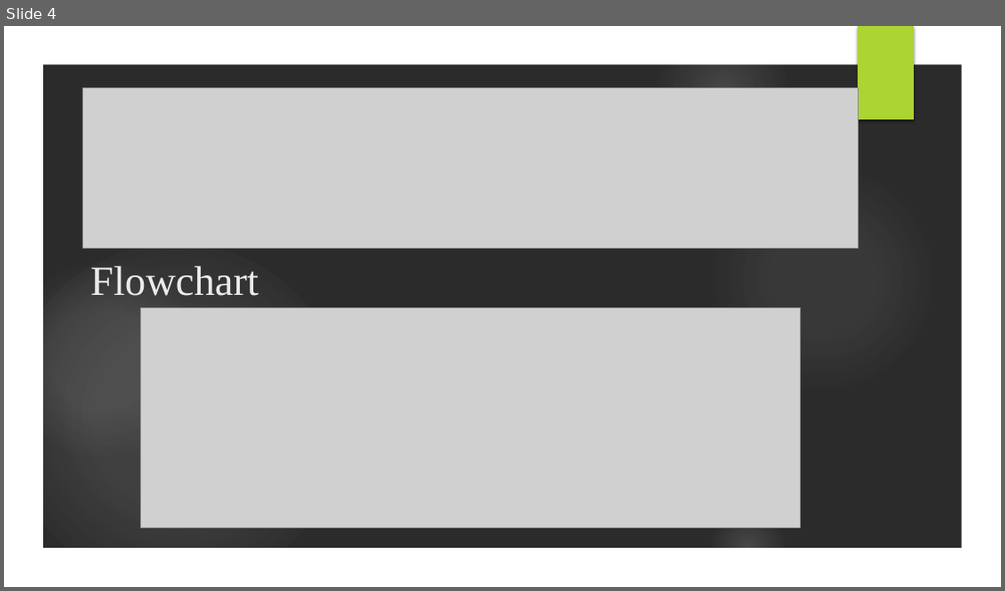
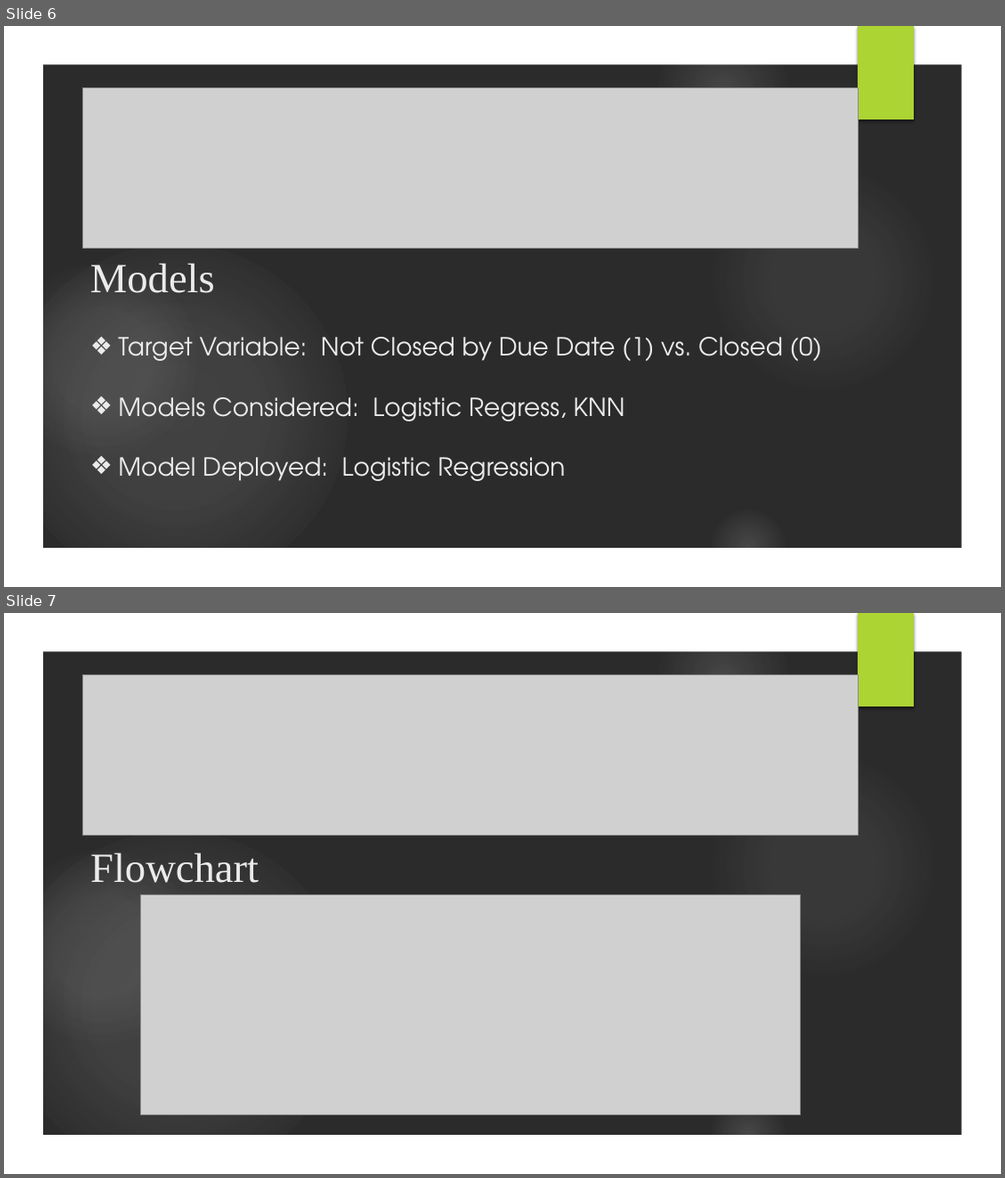
Before and after one commit to fpwirth/Final-Project, a slide deck: HoustonCity.pptx. Shown one above the other, each under a label of ours: slide 4 before the commit, slides 6 and 7 after it. The pictures are 1005x591 and 1005x1178 pixels, drawn with LibreOffice and Linux fonts; fonts in the diff are those of the drawing; grey boxes stand for pictures; background and template pictures are left out; a plain dark background stands for a picture behind light text. Boxes give left, top, right and bottom in pixels: in the first picture for what was removed or moved away, otherwise in the second. Text is boxed around its words. In the diff, an @@ line names an element or a change of style, - is before the commit and + after.

```diff
--- a/HoustonCity.pptx
+++ b/HoustonCity.pptx
@@ slide 6 added at [4, 26, 1001, 587], background picture (left out); not listed: 7 template elements that a slide beside it also shows @@
@@ picture added at [83, 87, 858, 248] @@
@@ text added at [90, 263, 822, 481], 24 pt, text #EBEBEB @@
+Models
+❖ Target Variable: Not Closed by Due Date (1) vs. Closed (0)
+❖ Models Considered: Logistic Regress, KNN
+❖ Model Deployed: Logistic Regression
@@ what was slide 4 is now slide 7 @@
```
Also in this commit, not shown: 1 slide changed, 4 other slides added, 1 slide removed, 4 other files.
